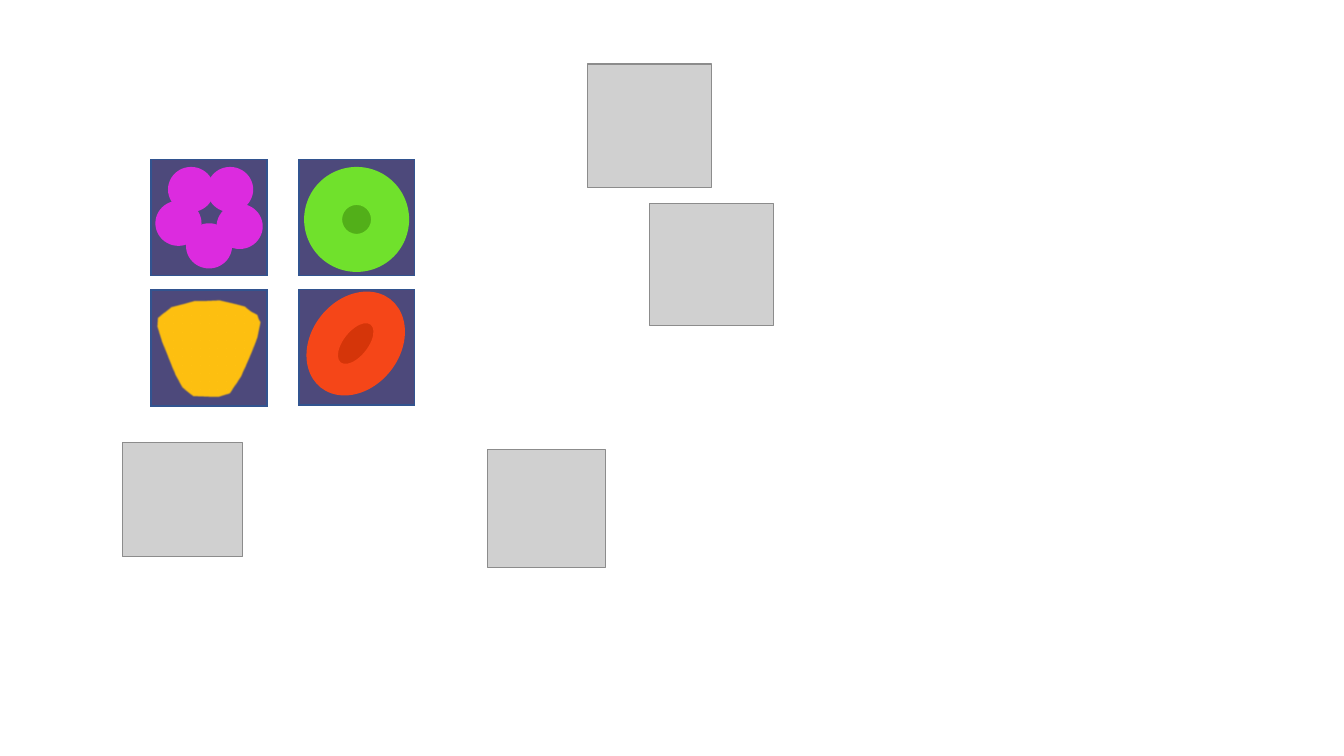
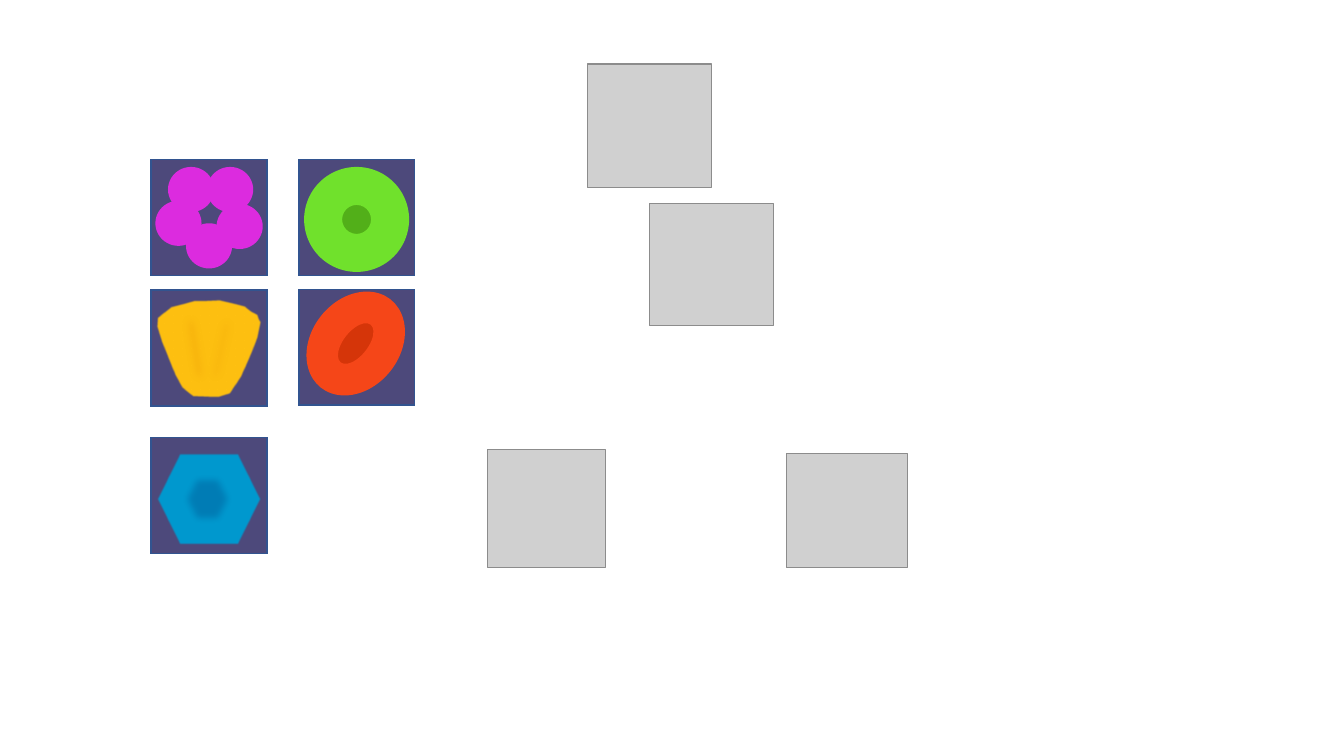
Before and after one commit to cauosg/projects_OSG, a slide deck: slide 2 of personal/sweety_road_osg/designs.pptx. Drawn at 1344x756 pixels with LibreOffice and Linux fonts; fonts in the diff are those of the drawing; grey boxes stand for pictures. Boxes give left, top, right and bottom in pixels: in the first picture for what was removed or moved away, otherwise in the second. Text is boxed around its words. In the diff, an @@ line names an element or a change of style, - is before the commit and + after.

```diff
--- a/personal/sweety_road_osg/designs.pptx
+++ b/personal/sweety_road_osg/designs.pptx
@@ rectangle added at (151, 438, 267, 554), fill #4D497B, outline #325491 1 pt @@
@@ hexagon added at (156, 454, 262, 544), fill #009AD0 @@
@@ hexagon added at (177, 474, 238, 525), fill #002060 at 23% opacity @@
@@ picture: place and size @@
-picture at (122, 443, 243, 558)
+picture at (786, 454, 907, 569)
```
Also in this commit, not shown: 1 other slide changed, 1 slide added, 39 other files.
